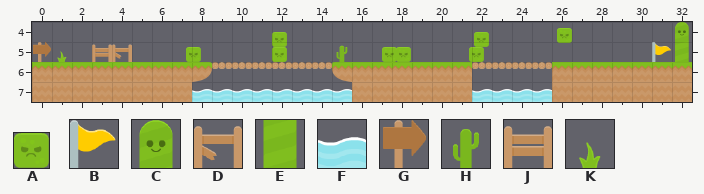
Tiled map, stored at assets/level.tmx. Above: the version before the commit.
Cells are 70x70 px. Shown: x 0..32, y 4..7.
Key: from "enemies": A 0 "blockerMad", B 2 "flagYellow"; from "mytileset": C 3, D 5, E 8, F 13, G 19, H 20, J 21, K 24.
_ is an empty cell.
Objects are placed by their top-left corner, in cells (3,4 is the top-left corner of cell 3,4); size is 1x1 cell unless given.
Layers that did not change in this view are not listed.
Layer "BackgroundLayer" before, first column x 0:
4 ________________________________C
5 GK_JD__________H________________E
6 _________________________________
7 ________FFFFFFFF______FFFF_______
Objects on layer "ObjectLayer" before:
A "box" at 26.3,4.3 size 0.7x0.7
A "box" at 12,4.5 size 0.7x0.7
A "box" at 22.1,4.5 size 0.7x0.7
A "box" at 7.7,5.3 size 0.7x0.7
A "box" at 12,5.3 size 0.7x0.7
A "box" at 17.5,5.3 size 0.7x0.7
A "box" at 18.2,5.3 size 0.7x0.7
A "box" at 21.9,5.3 size 0.7x0.7
B "flag" at 31,5
After the commit:
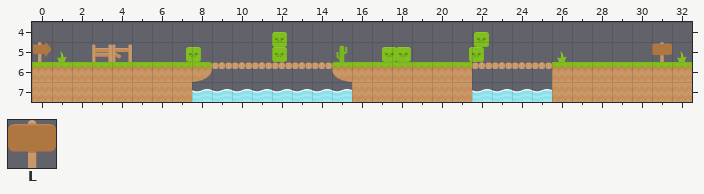
Further tiles: from "enemies": L 4 "sign".
From old to new:
{"where": "layer \"BackgroundLayer\""}
{"y":4,"x":32,"old":"C","new":"_"}
{"y":5,"x":26,"old":"_","new":"K"}
{"y":5,"x":32,"old":"E","new":"K"}
{"where": "layer \"ObjectLayer\""}
{"now": "L \"checkpoint\" at 31,5"}
{"was": "A \"box\" at 26.3,4.3 size 0.7x0.7"}
{"was": "B \"flag\" at 31,5"}
{"label":"changed","picture_box":[652,22,689,62]}
{"label":"changed","picture_box":[557,29,572,62]}
